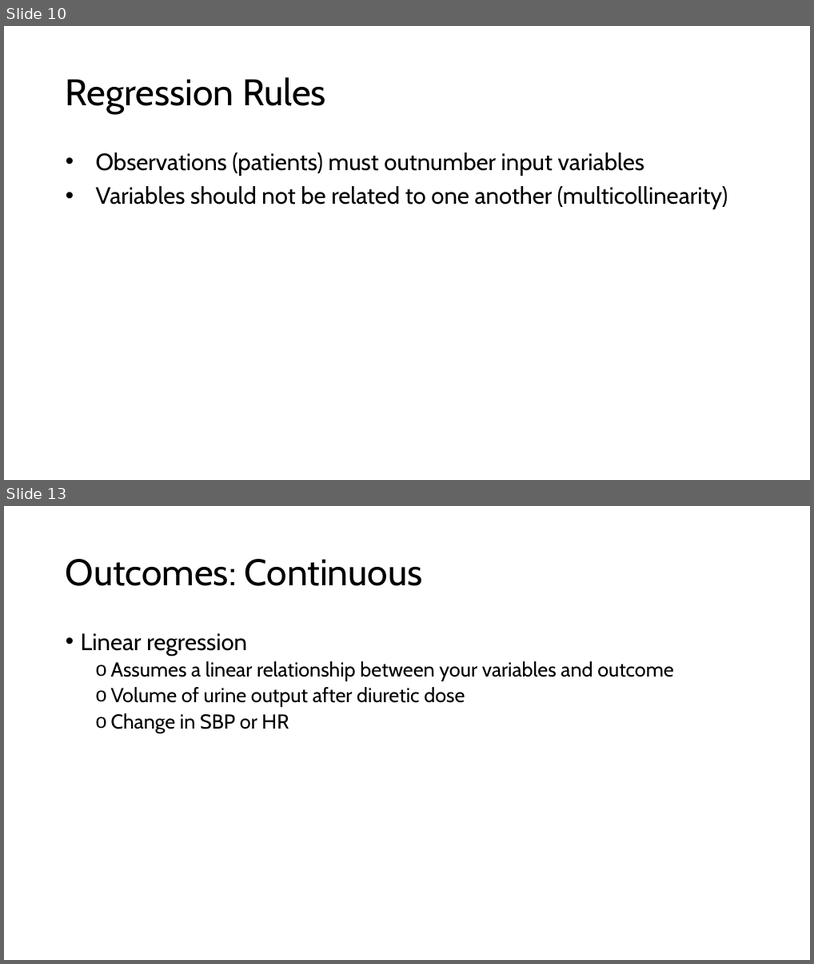
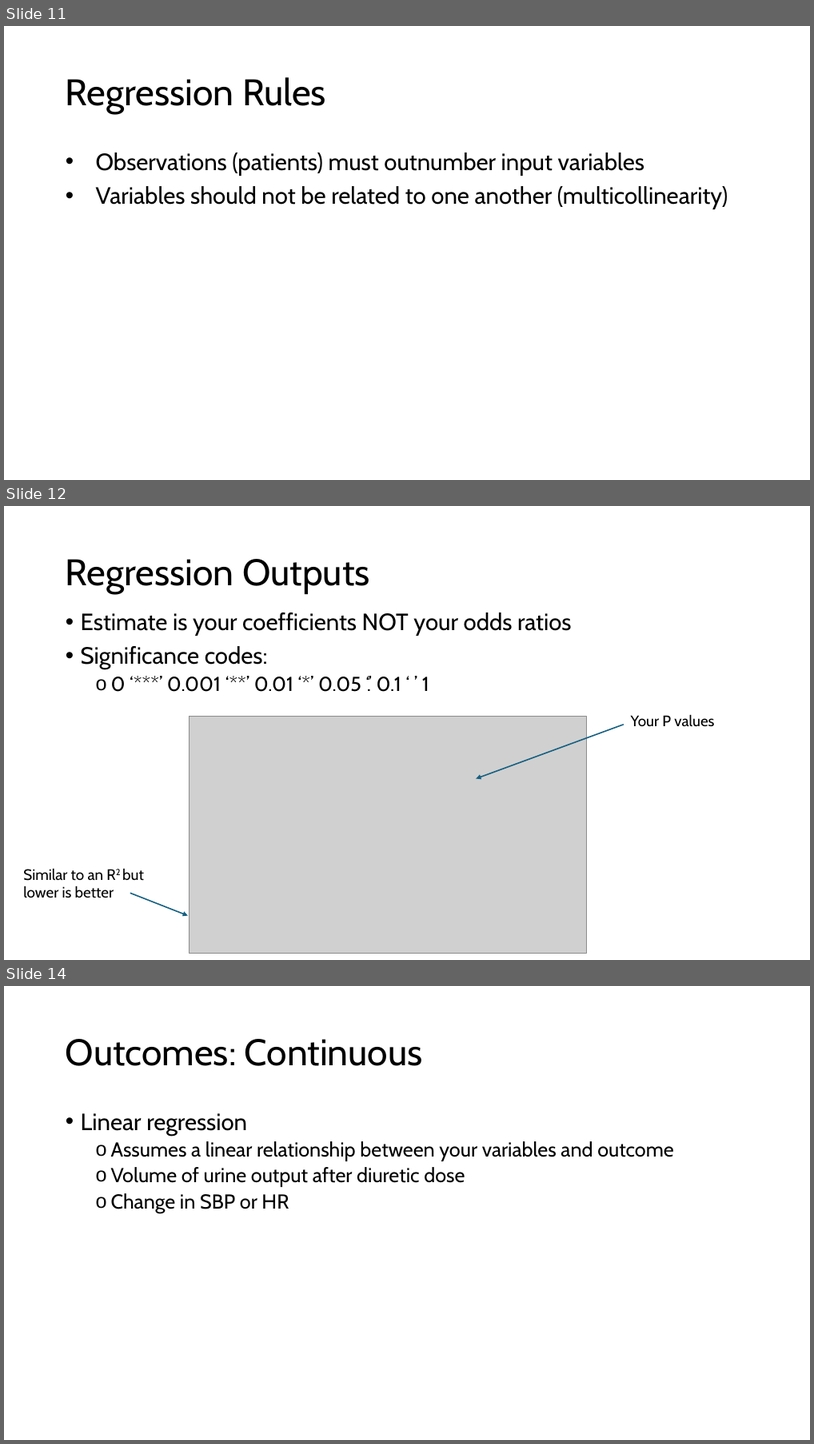
Before and after one commit to HTS-dev96/Pragmatic-R-and-Stats, a slide deck: Pratical Approach to stats and R.pptx. Shown one above the other, each under a label of ours: slides 10 and 13 before the commit, slides 11, 12 and 14 after it; the slides between them are not shown. The pictures are 814x964 and 814x1444 pixels, drawn with LibreOffice and Linux fonts; fonts in the diff are those of the drawing; grey boxes stand for pictures. Boxes give left, top, right and bottom in pixels: in the first picture for what was removed or moved away, otherwise in the second. Text is boxed around its words. In the diff, an @@ line names an element or a change of style, - is before the commit and + after.

```diff
--- a/Pratical Approach to stats and R.pptx
+++ b/Pratical Approach to stats and R.pptx
@@ slide 12 added at [4, 506, 810, 960], background #FFFFFF @@
@@ title added at [66, 559, 370, 594], 44 pt, text #000000 @@
+Regression Outputs
@@ text added at [81, 612, 571, 692], 28 pt, text #000000 @@
+• Estimate is your coefficients NOT your odds ratios
+• Significance codes:
+  o 0 ‘***’ 0.001 ‘**’ 0.01 ‘*’ 0.05 ‘.’ 0.1 ‘ ’ 1
@@ picture added at [190, 716, 586, 953] @@
@@ text added at [631, 714, 714, 726], 18 pt, text #000000 @@
+Your P values
@@ arrow added from (624, 724) to (477, 778), #156082 1.5 pt @@
@@ text added at [23, 868, 144, 898], 18 pt, text #000000 @@
+Similar to an R2 but lower is better
@@ arrow added from (130, 892) to (188, 916), #156082 1.5 pt @@
@@ what was slide 10 is now slide 11 @@
@@ what was slide 13 is now slide 14 @@
```
Also in this commit, not shown: 6 slides changed, 1 other slide added.
